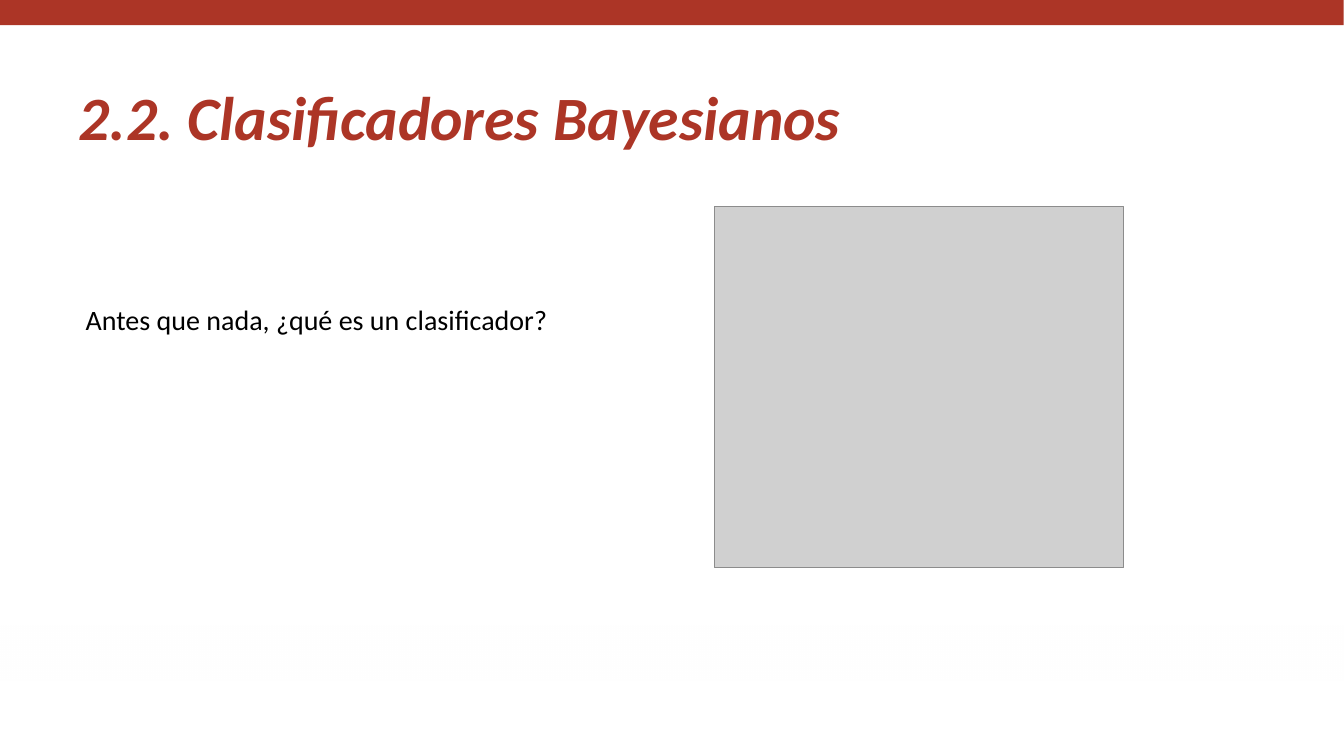
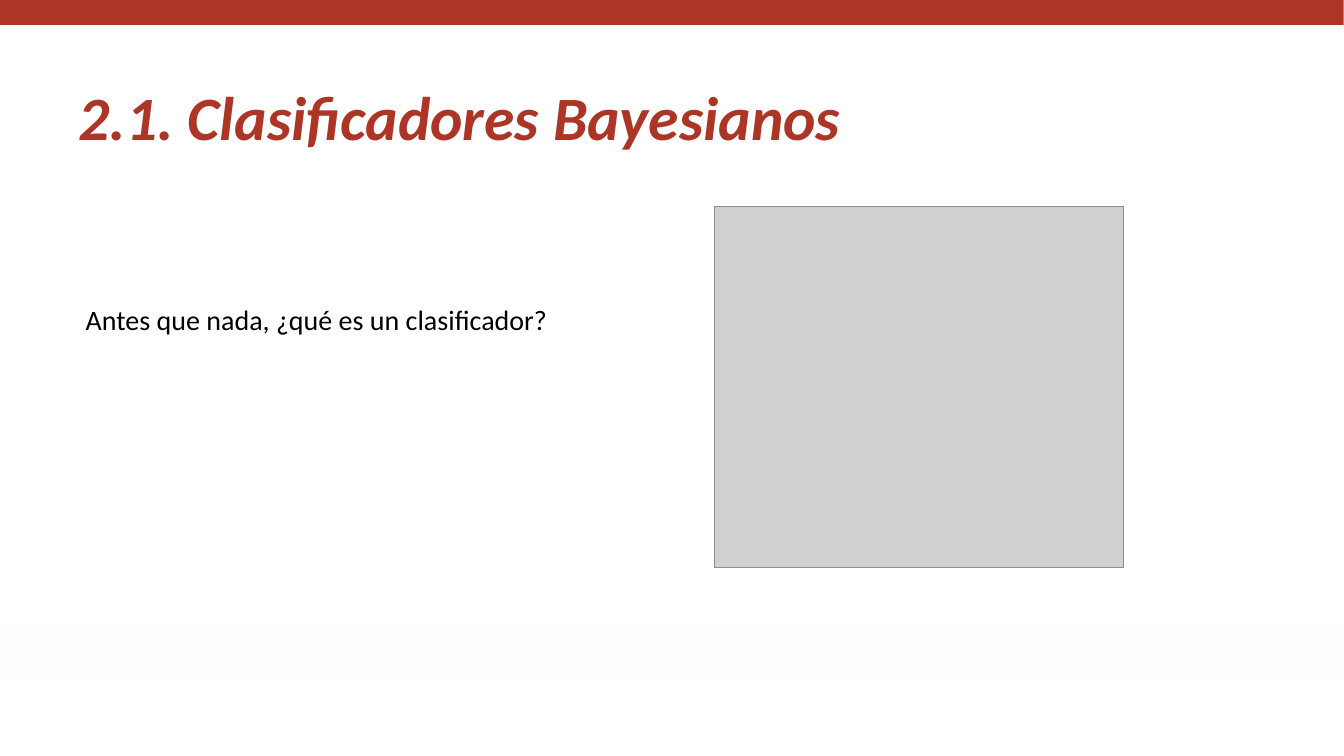
Before and after one commit to igomezv/RazonamientoProbabilistico, a slide deck: slide 5 of slides/M4_L2_bjp_2.pptx (slide 7 before the commit). Drawn at 1344x756 pixels with LibreOffice and Linux fonts; fonts in the diff are those of the drawing; grey boxes stand for pictures; background and template pictures are left out. Boxes give left, top, right and bottom in pixels: in the first picture for what was removed or moved away, otherwise in the second. Text is boxed around its words. In the diff, an @@ line names an element or a change of style, - is before the commit and + after.

```diff
--- a/slides/M4_L2_bjp_2.pptx
+++ b/slides/M4_L2_bjp_2.pptx
@@ text at [79,96,840,150]: text changed @@
-2.2. Clasificadores Bayesianos
+2.1. Clasificadores Bayesianos
```
Also in this commit, not shown: 5 other slides changed, 1 slide added, 1 slide removed.
